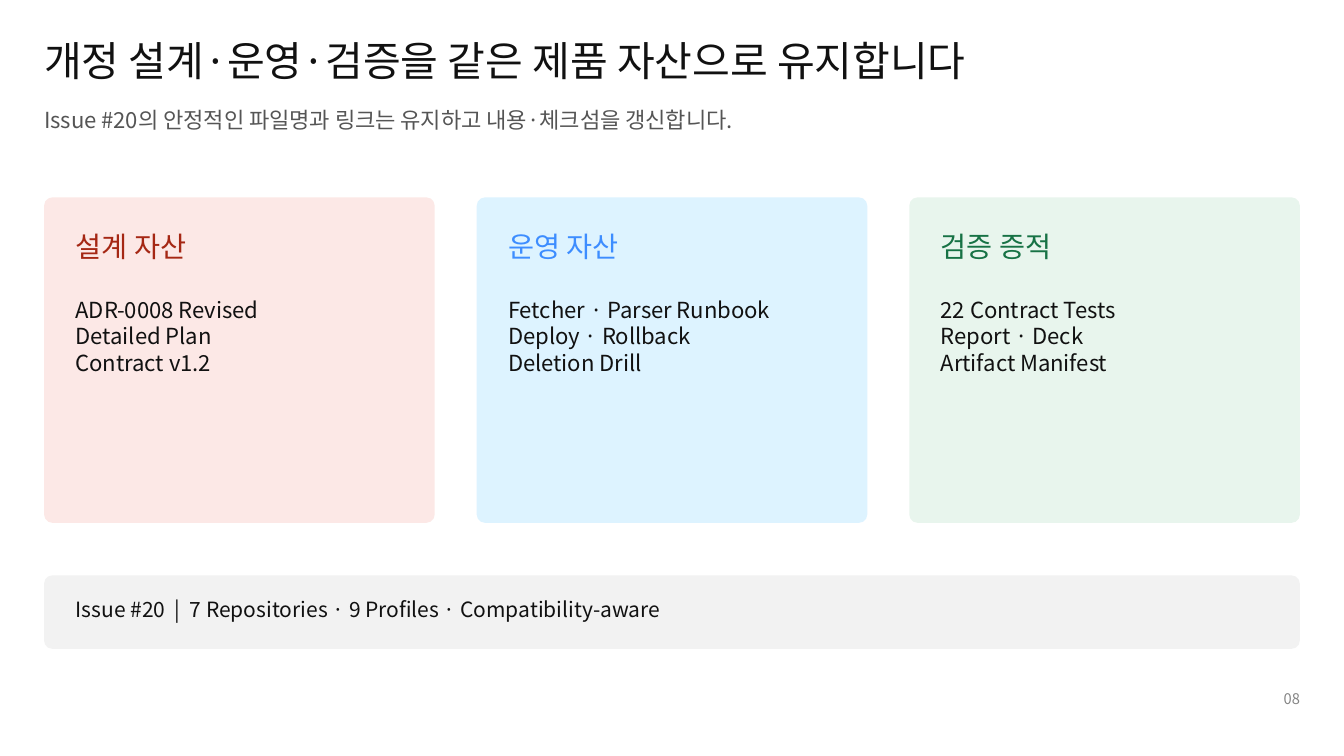
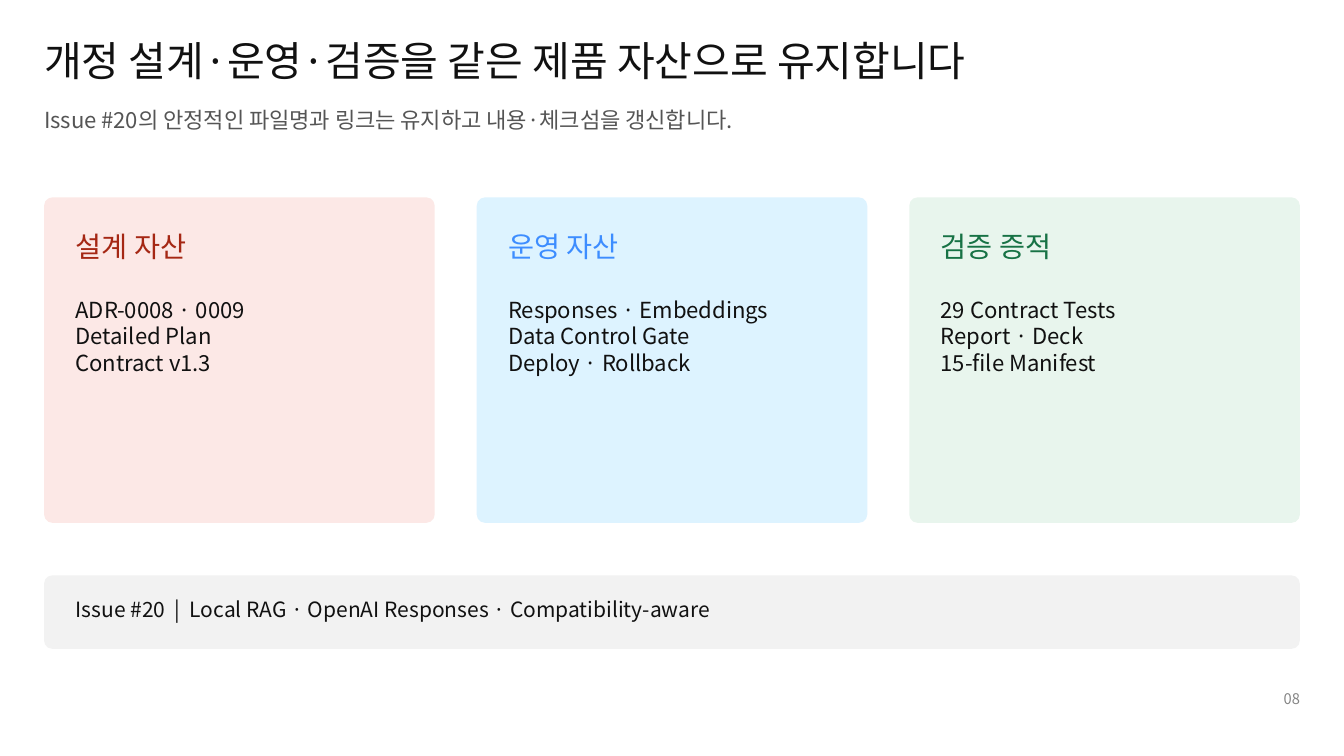
Before and after one commit to ablecloud-team/ablestack-techflow, a slide deck: slide 8 of output/presentation/techflow-rag-poc-design.pptx. Drawn at 1344x756 pixels with LibreOffice and Linux fonts; fonts in the diff are those of the drawing. Boxes give left, top, right and bottom in pixels: in the first picture for what was removed or moved away, otherwise in the second. Text is boxed around its words. In the diff, an @@ line names an element or a change of style, - is before the commit and + after.

Commit message:
Issue #20 OpenAI RAG 런타임 설계 보강

```diff
--- a/output/presentation/techflow-rag-poc-design.pptx
+++ b/output/presentation/techflow-rag-poc-design.pptx
@@ text at <box>76,301,245,319</box>: text changed @@
-ADR-0008 Revised
+ADR-0008 · 0009
@@ text at <box>508,300,769,345</box>: text changed @@
-Fetcher · Parser Runbook
+Responses · Embeddings
+Data Control Gate
@@ text at <box>941,301,1116,319</box>: text changed @@
-22 Contract Tests
+29 Contract Tests
@@ text at <box>76,354,211,372</box>: text changed @@
-Contract v1.2
+Contract v1.3
@@ text at <box>508,348,642,372</box>: paragraph removed @@
-Deletion Drill
@@ text at <box>941,348,1096,372</box>: text changed @@
-Artifact Manifest
+15-file Manifest
@@ text at <box>76,600,710,622</box>: text changed @@
-Issue #20 | 7 Repositories · 9 Profiles · Compatibility-aware
+Issue #20 | Local RAG · OpenAI Responses · Compatibility-aware
```
Also in this commit, not shown: 6 other slides changed, 1 slide added, 1 slide removed, 15 other files.
